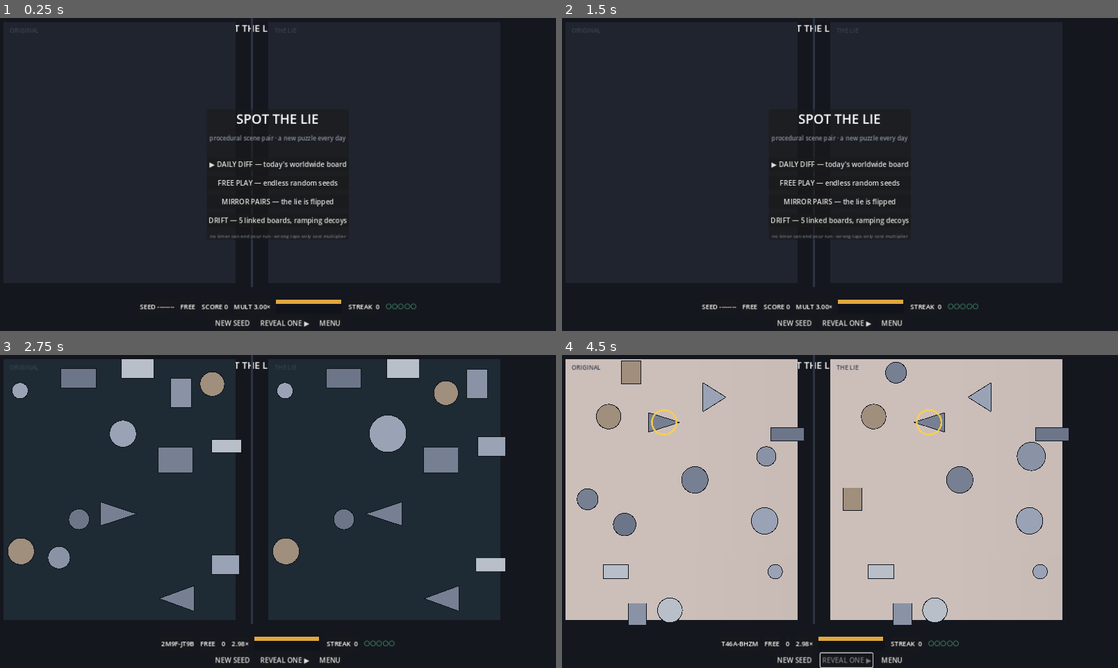
Above: before the commit, frames 1-4 (two rows, left to right).
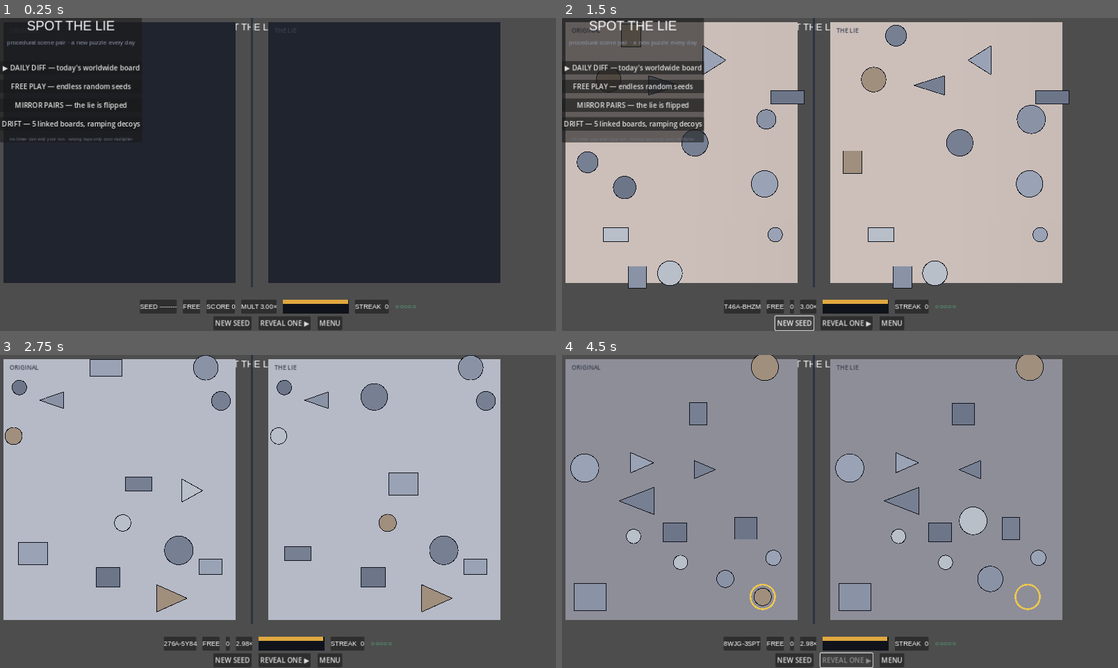
Above: after the commit, the same moments.

Repository: sxaad69/spot-the-lie
Game: Godot game, scene res://scenes/main.tscn
The game is run twice, just before and just after one commit, with the same random seed, the same clock (stepped at 60 frames per second) and the same inputs.
Inputs:
- Up to frame 1 (0.25 s): no input
- Up to frame 2 (1.5 s): click "NEW SEED" at 0.5 s; click "NEW SEED" at 1.25 s
- Up to frame 3 (2.75 s): click "FREE PLAY — endless random se…" at 2 s
- Up to frame 4 (4.5 s): click "REVEAL ONE ▶" at 2.75 s; click "NEW SEED" at 3.5 s; click "REVEAL ONE ▶" at 4.25 s

The runs differ from the first frame. In frame 1, 30% of the frame differs, in the area x 0-100%, y 0-100%; in frame 2, 94%; in frame 3, 97%; in frame 4, 95%.

Commit message:
fix(v1): absolute layout rects, bundled Liberation font (web export lacks system fonts), window.SPOT_DEBUG QA hook via JavaScriptBridge; CDP playtest driver

Diff:
--- a/scenes/main.tscn
+++ b/scenes/main.tscn
@@ -1,26 +1,19 @@
-[gd_scene load_steps=5 format=3 uid="uid://stlmain000001"]
+[gd_scene load_steps=6 format=3 uid="uid://stlmain000001"]
 
 [ext_resource type="Script" path="res://scripts/main.gd" id="1_main"]
 [ext_resource type="Script" path="res://scripts/board_renderer.gd" id="2_board"]
 [ext_resource type="Script" path="res://scripts/menu.gd" id="3_menu"]
 [ext_resource type="Script" path="res://scripts/game_audio.gd" id="4_audio"]
+[ext_resource type="FontFile" path="res://assets/fonts/LiberationSans-Regular.ttf" id="5_font"]
 
 [node name="Main" type="Control"]
-layout_mode = 3
-anchors_preset = 15
-anchor_right = 1.0
-anchor_bottom = 1.0
 script = ExtResource("1_main")
 
 [node name="Background" type="ColorRect" parent="."]
-layout_mode = 1
-anchors_preset = 15
-anchor_right = 1.0
-anchor_bottom = 1.0
 color = Color(0.082, 0.09, 0.118, 1)
 
 [node name="Title" type="Label" parent="."]
-layout_mode = 1
+theme_override_fonts/font = ExtResource("5_font")
 offset_left = 20.0
 offset_top = 8.0
 offset_right = 1260.0
@@ -33,7 +26,6 @@
 script = ExtResource("2_board")
 
 [node name="Hud" type="HBoxContainer" parent="."]
-layout_mode = 1
 offset_left = 20.0
 offset_top = 648.0
 offset_right = 1260.0
@@ -42,79 +34,70 @@
 alignment = 1
 
 [node name="SeedChip" type="PanelContainer" parent="Hud"]
-layout_mode = 2
 
 [node name="SeedVal" type="Label" parent="Hud/SeedChip"]
-layout_mode = 2
+theme_override_fonts/font = ExtResource("5_font")
 theme_override_font_sizes/font_size = 15
 text = "SEED --------"
 
 [node name="ModeChip" type="PanelContainer" parent="Hud"]
-layout_mode = 2
 
 [node name="ModeVal" type="Label" parent="Hud/ModeChip"]
-layout_mode = 2
+theme_override_fonts/font = ExtResource("5_font")
 theme_override_font_sizes/font_size = 15
 text = "FREE"
 
 [node name="ScoreChip" type="PanelContainer" parent="Hud"]
-layout_mode = 2
 
 [node name="ScoreVal" type="Label" parent="Hud/ScoreChip"]
-layout_mode = 2
+theme_override_fonts/font = ExtResource("5_font")
 theme_override_font_sizes/font_size = 15
 text = "SCORE 0"
 
 [node name="MultChip" type="PanelContainer" parent="Hud"]
-layout_mode = 2
 
 [node name="MultVal" type="Label" parent="Hud/MultChip"]
-layout_mode = 2
+theme_override_fonts/font = ExtResource("5_font")
 theme_override_font_sizes/font_size = 15
 text = "MULT 3.00×"
 
 [node name="MultBarWrap" type="ColorRect" parent="Hud"]
 custom_minimum_size = Vector2(152, 12)
-layout_mode = 2
 color = Color(0.063, 0.075, 0.102, 1)
 
 [node name="MultBar" type="ColorRect" parent="Hud/MultBarWrap"]
-layout_mode = 0
 offset_right = 150.0
 offset_bottom = 10.0
 color = Color(0.878, 0.659, 0.247, 1)
 
 [node name="StreakChip" type="PanelContainer" parent="Hud"]
-layout_mode = 2
 
 [node name="StreakRow" type="HBoxContainer" parent="Hud/StreakChip"]
-layout_mode = 2
 
 [node name="StreakLabel" type="Label" parent="Hud/StreakChip/StreakRow"]
-layout_mode = 2
+theme_override_fonts/font = ExtResource("5_font")
 theme_override_font_sizes/font_size = 15
 text = "STREAK "
 
 [node name="StreakVal" type="Label" parent="Hud/StreakChip/StreakRow"]
-layout_mode = 2
+theme_override_fonts/font = ExtResource("5_font")
 theme_override_font_sizes/font_size = 15
 text = "0"
 
 [node name="GuardTag" type="Label" parent="Hud/StreakChip/StreakRow"]
+theme_override_fonts/font = ExtResource("5_font")
 visible = false
-layout_mode = 2
 theme_override_colors/font_color = Color(0.34, 0.79, 0.54, 1)
 theme_override_font_sizes/font_size = 13
 text = " CHAIN GUARD"
 
 [node name="Dots" type="Label" parent="Hud"]
-layout_mode = 2
+theme_override_fonts/font = ExtResource("5_font")
 theme_override_colors/font_color = Color(0.34, 0.79, 0.54, 1)
 theme_override_font_sizes/font_size = 16
 text = "○○○○○"
 
 [node name="Actions" type="HBoxContainer" parent="."]
-layout_mode = 1
 offset_left = 340.0
 offset_top = 686.0
 offset_right = 940.0
@@ -123,28 +106,24 @@
 alignment = 1
 
 [node name="BtnNew" type="Button" parent="Actions"]
-layout_mode = 2
 text = "NEW SEED"
 
 [node name="BtnReveal" type="Button" parent="Actions"]
-layout_mode = 2
 tooltip_text = "Rewarded placement: watch an ad to reveal one difference"
 text = "REVEAL ONE ▶"
 
 [node name="BtnMenu" type="Button" parent="Actions"]
-layout_mode = 2
 text = "MENU"
 
 [node name="Banner" type="PanelContainer" parent="."]
 visible = false
-layout_mode = 1
 offset_left = 340.0
 offset_top = 250.0
 offset_right = 940.0
 offset_bottom = 360.0
 
 [node name="BannerLabel" type="Label" parent="Banner"]
-layout_mode = 2
+theme_override_fonts/font = ExtResource("5_font")
 theme_override_font_sizes/font_size = 19
 horizontal_alignment = 1
 vertical_alignment = 1
@@ -154,33 +133,23 @@
 script = ExtResource("4_audio")
 
 [node name="Menu" type="Control" parent="."]
-layout_mode = 1
-anchors_preset = 15
-anchor_right = 1.0
-anchor_bottom = 1.0
 script = ExtResource("3_menu")
 
 [node name="Center" type="CenterContainer" parent="Menu"]
-layout_mode = 1
-anchors_preset = 15
-anchor_right = 1.0
-anchor_bottom = 1.0
 
 [node name="Panel" type="PanelContainer" parent="Menu/Center"]
-layout_mode = 2
 
 [node name="VBox" type="VBoxContainer" parent="Menu/Center/Panel"]
-layout_mode = 2
 theme_override_constants/separation = 12
 
 [node name="GameTitle" type="Label" parent="Menu/Center/Panel/VBox"]
-layout_mode = 2
+theme_override_fonts/font = ExtResource("5_font")
 theme_override_font_sizes/font_size = 30
 text = "SPOT THE LIE"
 horizontal_alignment = 1
 
 [node name="Subtitle" type="Label" parent="Menu/Center/Panel/VBox"]
-layout_mode = 2
+theme_override_fonts/font = ExtResource("5_font")
 theme_override_colors/font_color = Color(0.541, 0.576, 0.651, 1)
 theme_override_font_sizes/font_size = 14
 text = "procedural scene pair · a new puzzle every day"
@@ -188,26 +157,21 @@
 
 [node name="Spacer" type="Control" parent="Menu/Center/Panel/VBox"]
 custom_minimum_size = Vector2(0, 10)
-layout_mode = 2
 
 [node name="DailyBtn" type="Button" parent="Menu/Center/Panel/VBox"]
-layout_mode = 2
 text = "▶ DAILY DIFF — today's worldwide board"
 
 [node name="FreeBtn" type="Button" parent="Menu/Center/Panel/VBox"]
-layout_mode = 2
 text = "FREE PLAY — endless random seeds"
 
 [node name="MirrorBtn" type="Button" parent="Menu/Center/Panel/VBox"]
-layout_mode = 2
 text = "MIRROR PAIRS — the lie is flipped"
 
 [node name="DriftBtn" type="Button" parent="Menu/Center/Panel/VBox"]
-layout_mode = 2
 text = "DRIFT — 5 linked boards, ramping decoys"
 
 [node name="Footer" type="Label" parent="Menu/Center/Panel/VBox"]
-layout_mode = 2
+theme_override_fonts/font = ExtResource("5_font")
 theme_override_colors/font_color = Color(0.42, 0.45, 0.51, 1)
 theme_override_font_sizes/font_size = 11
 text = "no timer can end your run · wrong taps only cost multiplier"
--- a/scripts/main.gd
+++ b/scripts/main.gd
@@ -106,13 +106,17 @@
 		var m: Dictionary = state.muts[i]
 		print("  diff %d: %s @ (%d,%d) travel=%.1f floor=%.1f" % [i + 1, m.cls,
 			int(m.epicenters[0].x), int(m.epicenters[0].y), m.travel, m.eff_floor])
-	# QA/debug hook for CDP playthrough
+	# QA/debug hook for CDP playthrough: exposed on window via JavaScriptBridge
 	var dbg := {
 		"ready": true, "seed": seed_str, "mode": _mode_name(),
 		"manifest": state.muts,
-		"metrics": func() -> Dictionary: return _metrics(),
 	}
-	Engine.set_meta("spot_debug", dbg)
+	if OS.has_feature("web"):
+		JavaScriptBridge.eval(
+			("window.SPOT_DEBUG = %s;" % [JSON.stringify(dbg)])
+			+ ("window.SPOT_METRICS = function(){ return %s; };"
+				% [JSON.stringify(_metrics())])
+		)
 
 
 func _metrics() -> Dictionary:
Binary file added: assets/fonts/LiberationSans-Regular.ttf
Not shown, added: assets/fonts/LiberationSans-Regular.ttf.import
Binary file added: docs/qa-evidence/01-boot.png
Not shown, added: docs/qa-evidence/01-boot.png.import
Binary file added: docs/qa-evidence/02-daily-cleared.png
Not shown, added: docs/qa-evidence/02-daily-cleared.png.import
Binary file added: docs/qa-evidence/03-mirror-cleared.png
Not shown, added: docs/qa-evidence/03-mirror-cleared.png.import
Binary file added: docs/qa-evidence/04-drift1-cleared.png
Not shown, added: docs/qa-evidence/04-drift1-cleared.png.import
Binary file added: docs/qa-evidence/05-final.png
Not shown, added: docs/qa-evidence/05-final.png.import
(and 3 more such lines)
